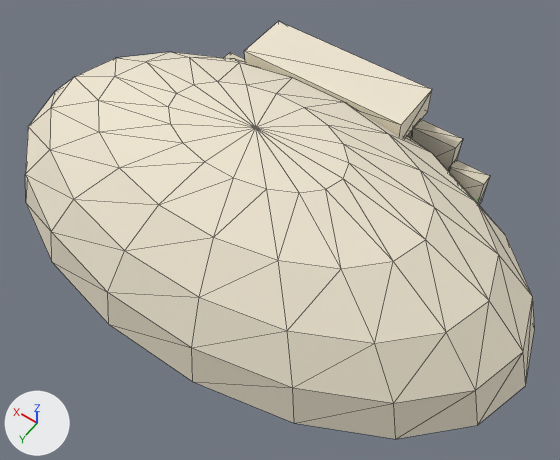
An edit to the glTF model public/models/landmarks/tunnel.glb, drawn before and after from the same camera.
Camera for both pictures: a 50 mm lens placed at (-30.7, 57.2, 63.9), pointed at (-3.6, 19.4, 4.4). Lighting does not change. The marker at lower left points along +X, +Y and +Z. The picture after the commit comes second. Mesh edges are drawn as thin lines. Where no turn or scale is listed for an object, it has been applied to the vertices. Vertices at exactly the same position are counted once.

Objects in the first picture: 'tunnel.001'.
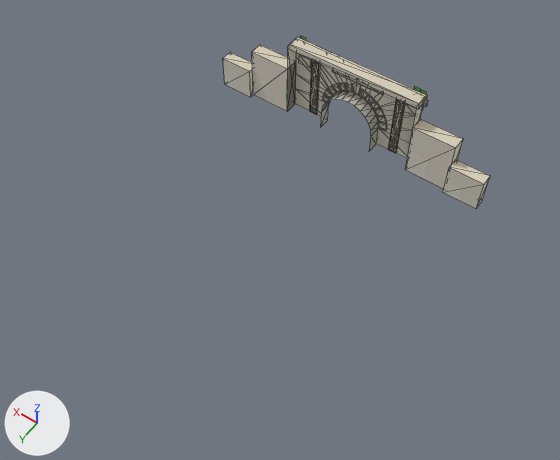
Where the newer file only moved an object's origin or applied its transform, the numbers keep the older frame.

Location of each change, (x1, y1, x2, y2) in pixels of the pictures (560 x 460 px):
'tunnel.001', reshaped (48% narrower, 58% shorter)
    before: (25, 21, 535, 439)
    after: (223, 36, 490, 209)
part 1 of me_tunnel, deleted
    before: (25, 52, 535, 439)
part 2 of me_tunnel, deleted
    before: (244, 21, 432, 137)

The change, as a list of edits to the scene's bpy script:
```text
Change me_tunnel:
    used by ob_tunnel_001; location = (0.0, 17.42, 7.35)
    remove me_tunnel.from_pydata(...)  # 385 vertices, 524 faces; spans x -30.0..30.0, y -17.8..17.8, z -7.7..7.7
    add me_tunnel.from_pydata(...)  # 244 vertices, 294 faces; spans x -17.0..17.0, y -17.8..-15.3, z -7.3..2.6
    me_tunnel part 1: the loose piece of 91 vertices spanning x -30.0..30.0, y -16.7..17.8, z -7.7..7.7 is deleted
    me_tunnel part 2: the loose piece of 8 vertices spanning x -9.3..9.3, y -15.8..-9.8, z 2.1..5.1 is deleted
    other edits to the shape of me_tunnel do not show in these pictures
```
